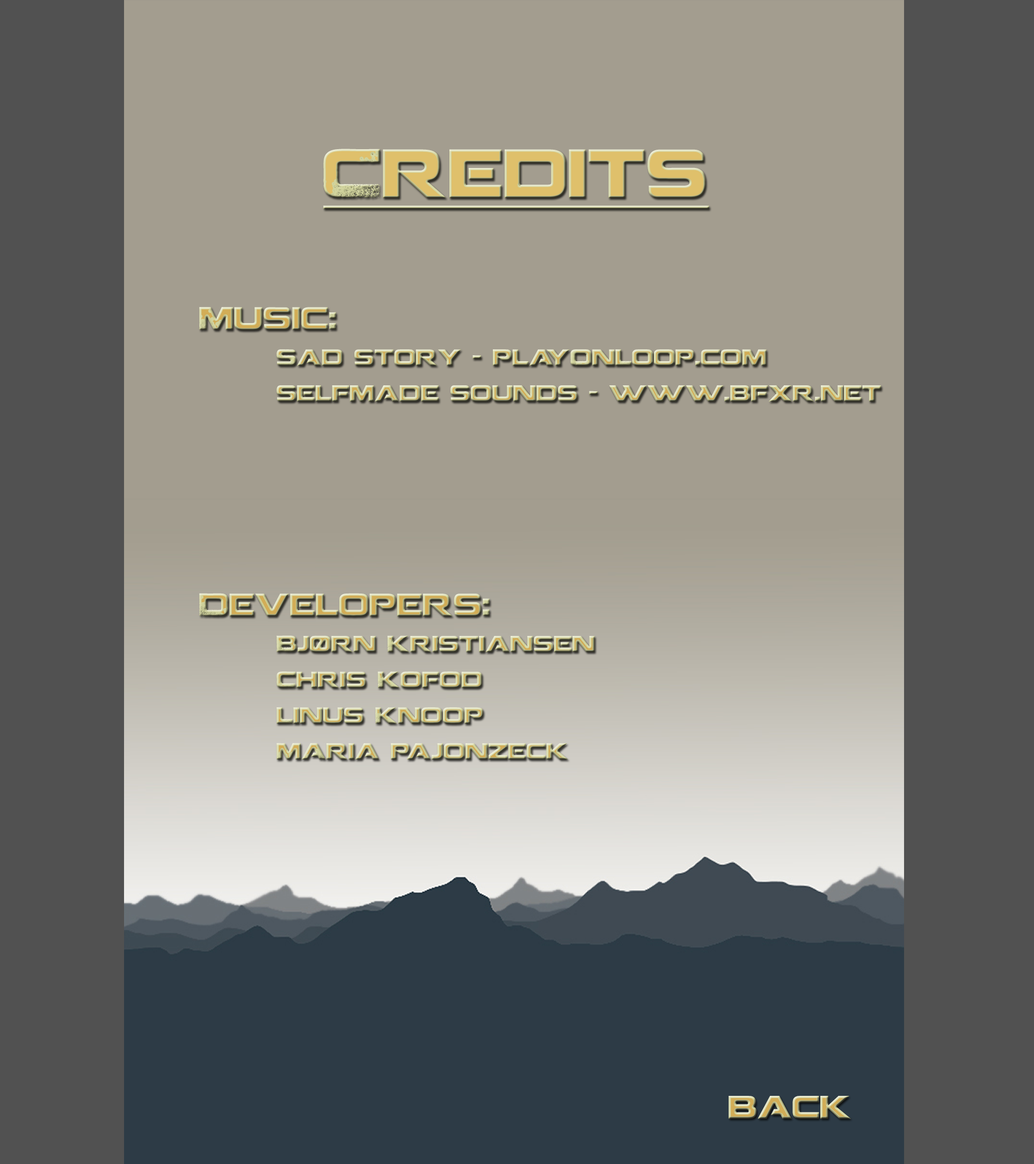
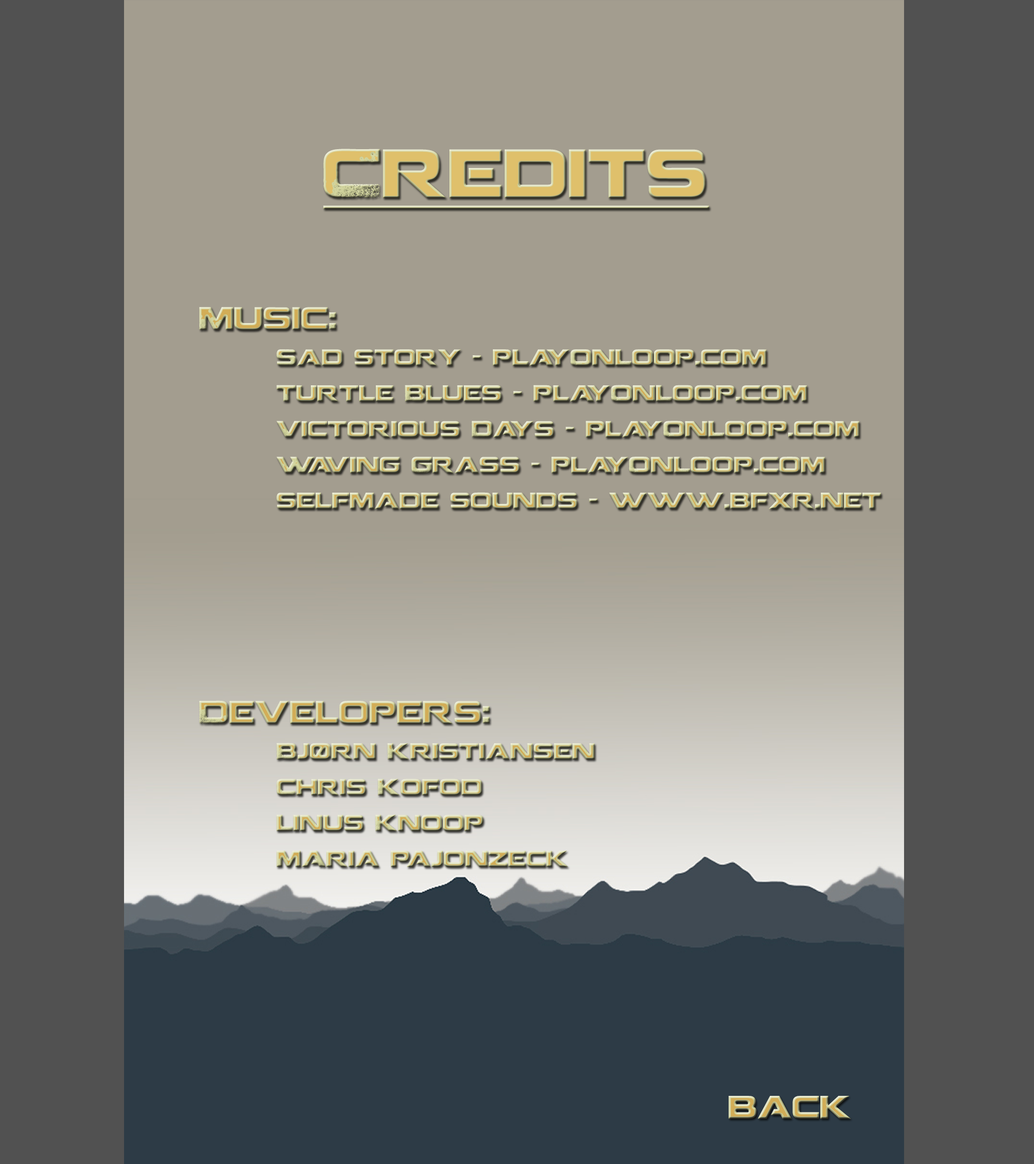
Before/after of a (1034, 1164) layered artwork. What changed in the layer stack:
renamed "Music: Sad story - PlayOnLoop.com selfmade sounds - ww" to "Music: Sad story - PlayOnLoop.com Turtle Blues - PlayO", painted on it over [left=199, top=384, right=881, bottom=868]
